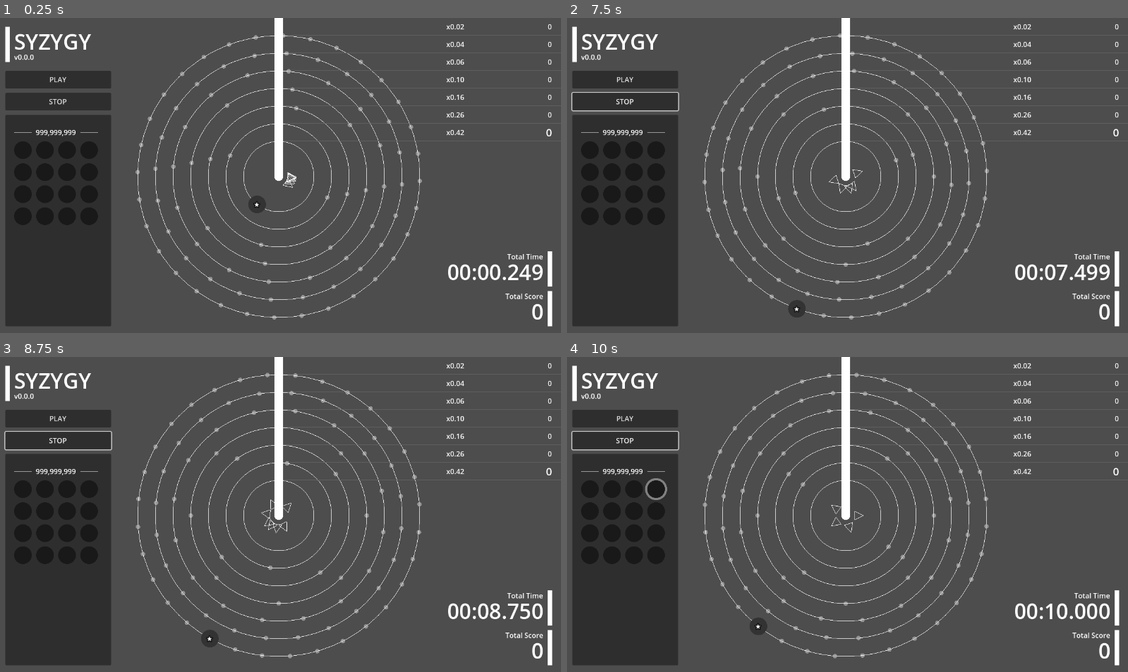
Above: before the commit, frames 1-4 (two rows, left to right).
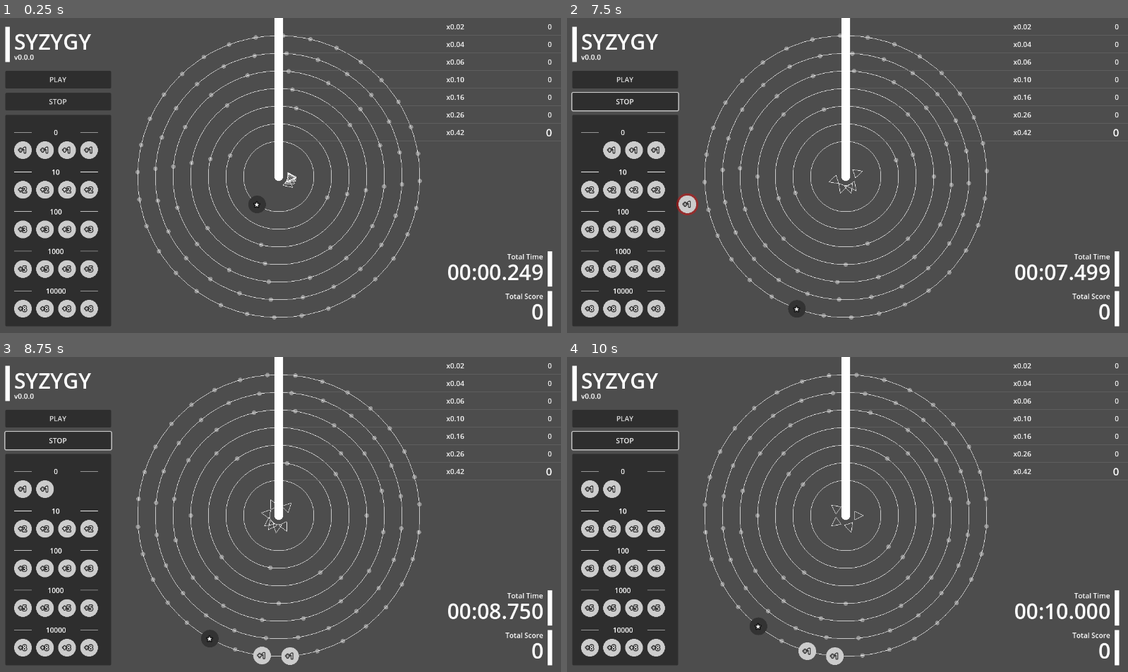
Above: after the commit, the same moments.

Repository: kamikoloss/syzygy
Game: Godot game, scene res://scenes/main.tscn
The game is run twice, just before and just after one commit, with the same random seed, the same clock (stepped at 60 frames per second) and the same inputs.
Inputs (mouse positions are in pixels of both pictures, inside the frame that each line leads up to):
- Up to frame 1 (0.25 s): no input
- Up to frame 2 (7.5 s): click "PLAY" at 0.5 s; click "PLAY" at 1.25 s; click "STOP" at 2 s; click "STOP" at 2.75 s; click "PLAY" at 3.5 s; click "STOP" at 4.25 s; drag from (825, 203) to (942, 279) at 5.02 s; drag from (931, 288) to (825, 317) at 5.77 s; move the mouse to (813, 314) at 6.52 s; click (813, 314) at 6.67 s; drag from (589, 150) to (881, 310) at 7.27 s
- Up to frame 3 (8.75 s): drag from (44, 489) to (274, 656) at 8.02 s
- Up to frame 4 (10 s): drag from (634, 489) to (830, 656) at 8.77 s; move the mouse to (656, 489) at 9.52 s; click (656, 489) at 9.67 s

The runs differ from the first frame. In frame 1, 3.0% of the frame differs, in the area x 2-18%, y 35-96%; in frame 2, 3.0%, in the area x 2-24%, y 35-96%; in frame 3, 3.0%; in frame 4, 3.0%.
Error before the commit: Cannot call method 'add_child' on a null value. (res://scenes/main.gd:127)

Commit message:
add scripts to ChipStorage, create ChipStorage from Main

Diff:
--- /dev/null
+++ b/scenes/chip_storage.gd
@@ -0,0 +1,14 @@
+class_name ChipStorage
+extends Control
+
+@export var _label_price: Label
+@export var _chips_parent: GridContainer
+
+var price := 0:
+    set(v):
+        price = v
+        _label_price.text = str(price)
+
+
+func add_chip(chip: Chip) -> void:
+    _chips_parent.add_child(chip)
--- a/scenes/chip_storage.tscn
+++ b/scenes/chip_storage.tscn
@@ -1,15 +1,18 @@
 [gd_scene load_steps=2 format=3 uid="uid://b72d7egmeg7ro"]
 
-[ext_resource type="PackedScene" uid="uid://b185sasx51q0n" path="res://scenes/chip.tscn" id="1_036yl"]
+[ext_resource type="Script" uid="uid://cxxfokgk33yr5" path="res://scenes/chip_storage.gd" id="1_u5ctp"]
 
-[node name="VBoxContainer" type="VBoxContainer"]
+[node name="ChipStorage" type="VBoxContainer" node_paths=PackedStringArray("_label_price", "_chips_parent")]
 theme_override_constants/separation = 0
+script = ExtResource("1_u5ctp")
+_label_price = NodePath("Control/LabelPrice")
+_chips_parent = NodePath("ChipsParent")
 
 [node name="Control" type="Control" parent="."]
 custom_minimum_size = Vector2(0, 40)
 layout_mode = 2
 
-[node name="Label" type="Label" parent="Control"]
+[node name="LabelPrice" type="Label" parent="Control"]
 layout_mode = 0
 offset_right = 190.0
 offset_bottom = 40.0
@@ -29,56 +32,8 @@
 points = PackedVector2Array(0, 0, 40, 0)
 width = 2.0
 
-[node name="GridContainer" type="GridContainer" parent="."]
+[node name="ChipsParent" type="GridContainer" parent="."]
 layout_mode = 2
 theme_override_constants/h_separation = 10
 theme_override_constants/v_separation = 10
 columns = 4
-
-[node name="Chip" parent="GridContainer" instance=ExtResource("1_036yl")]
-layout_mode = 2
-
-[node name="Chip2" parent="GridContainer" instance=ExtResource("1_036yl")]
-layout_mode = 2
-
-[node name="Chip3" parent="GridContainer" instance=ExtResource("1_036yl")]
-layout_mode = 2
-
-[node name="Chip4" parent="GridContainer" instance=ExtResource("1_036yl")]
-layout_mode = 2
-
-[node name="Chip5" parent="GridContainer" instance=ExtResource("1_036yl")]
-layout_mode = 2
-
-[node name="Chip6" parent="GridContainer" instance=ExtResource("1_036yl")]
-layout_mode = 2
-
-[node name="Chip7" parent="GridContainer" instance=ExtResource("1_036yl")]
-layout_mode = 2
-
-[node name="Chip8" parent="GridContainer" instance=ExtResource("1_036yl")]
-layout_mode = 2
-
-[node name="Chip9" parent="GridContainer" instance=ExtResource("1_036yl")]
-layout_mode = 2
-
-[node name="Chip10" parent="GridContainer" instance=ExtResource("1_036yl")]
-layout_mode = 2
-
-[node name="Chip11" parent="GridContainer" instance=ExtResource("1_036yl")]
-layout_mode = 2
-
-[node name="Chip12" parent="GridContainer" instance=ExtResource("1_036yl")]
-layout_mode = 2
-
-[node name="Chip13" parent="GridContainer" instance=ExtResource("1_036yl")]
-layout_mode = 2
-
-[node name="Chip14" parent="GridContainer" instance=ExtResource("1_036yl")]
-layout_mode = 2
-
-[node name="Chip15" parent="GridContainer" instance=ExtResource("1_036yl")]
-layout_mode = 2
-
-[node name="Chip16" parent="GridContainer" instance=ExtResource("1_036yl")]
-layout_mode = 2
--- a/scenes/main.gd
+++ b/scenes/main.gd
@@ -4,9 +4,11 @@
 const SCORE_CHANGE_DURATION = 0.2
 
 @export var objects: Control
-@export var chip_storage: GridContainer
 
-@export var chip_scene: PackedScene
+@export var _chip_storages_parent: Control
+
+@export var _chip_scene: PackedScene
+@export var _chip_storage_scene: PackedScene
 
 @export var _button_play: Button
 @export var _button_stop: Button
@@ -55,8 +57,8 @@
     stack_scores_sum = 0
     _reset_stack_scores()
 
-    # Storage
-    _init_storage_chips()
+    # init
+    _init_chip_storages()
 
 
 func _process(delta: float) -> void:
@@ -83,7 +85,9 @@
 
 func _on_chip_fallen(chip: Chip) -> void:
     # ストレージの Chip を元に戻す
-    chip_storage.add_child(chip.duplicate())
+    for chip_storage: ChipStorage in _chip_storages_parent.get_children():
+        if chip.price == chip_storage.price:
+            chip_storage.add_chip(chip.duplicate())
 
 
 func _on_button_play_pressed() -> void:
@@ -118,16 +122,14 @@
     stack_scores_sum = 0
 
 
-func _init_storage_chips() -> void:
-    for chip_data in ChipStorageData.DEFAULT_UNLOCKED_CHIPS:
-        for _i in chip_data[1]:
-            var chip: Chip = chip_scene.instantiate()
-            chip.type = chip_data[0]
-            chip.is_locked = false
-            chip_storage.add_child(chip)
-    for chip_data in ChipStorageData.DEFAULT_LOCKED_CHIPS:
-        for _i in chip_data[1]:
-            var chip: Chip = chip_scene.instantiate()
-            chip.type = chip_data[0]
-            chip.is_locked = true
-            chip_storage.add_child(chip)
+func _init_chip_storages() -> void:
+    for price in ChipData.STORAGE_DATA:
+        for type_and_amount in ChipData.STORAGE_DATA[price]:
+            var chip_storage: ChipStorage = _chip_storage_scene.instantiate()
+            chip_storage.price = price
+            _chip_storages_parent.add_child(chip_storage)
+            for i in type_and_amount[1]:
+                var chip: Chip = _chip_scene.instantiate()
+                chip.type = type_and_amount[0]
+                chip.price = price
+                chip_storage.add_chip(chip)
--- a/scenes/main.tscn
+++ b/scenes/main.tscn
@@ -6,13 +6,14 @@
 [ext_resource type="PackedScene" uid="uid://b185sasx51q0n" path="res://scenes/chip.tscn" id="4_jyhfs"]
 [ext_resource type="PackedScene" uid="uid://b72d7egmeg7ro" path="res://scenes/chip_storage.tscn" id="5_tbgi4"]
 
-[node name="Main" type="Control" node_paths=PackedStringArray("objects", "chip_storage", "_button_play", "_button_stop", "_label_version", "_label_total_score", "_label_total_time", "_label_line_speed_parent", "_label_line_score_parent")]
+[node name="Main" type="Control" node_paths=PackedStringArray("objects", "_chip_storages_parent", "_button_play", "_button_stop", "_label_version", "_label_total_score", "_label_total_time", "_label_line_speed_parent", "_label_line_score_parent")]
 layout_mode = 3
 anchors_preset = 0
 script = ExtResource("1_ig7tw")
 objects = NodePath("Objects")
-chip_storage = NodePath("")
-chip_scene = ExtResource("4_jyhfs")
+_chip_storages_parent = NodePath("UI/MarginContainerLeft/VBoxContainer/Panel/ScrollContainer/MarginContainer/ChipStorages")
+_chip_scene = ExtResource("4_jyhfs")
+_chip_storage_scene = ExtResource("5_tbgi4")
 _button_play = NodePath("UI/MarginContainerLeft/VBoxContainer/ButtonPlay")
 _button_stop = NodePath("UI/MarginContainerLeft/VBoxContainer/ButtonStop")
 _label_version = NodePath("UI/Title/LabelVersion")
@@ -156,12 +157,9 @@
 theme_override_constants/margin_right = 20
 theme_override_constants/margin_bottom = 20
 
-[node name="VBoxContainer" type="VBoxContainer" parent="UI/MarginContainerLeft/VBoxContainer/Panel/ScrollContainer/MarginContainer"]
+[node name="ChipStorages" type="VBoxContainer" parent="UI/MarginContainerLeft/VBoxContainer/Panel/ScrollContainer/MarginContainer"]
 layout_mode = 2
 theme_override_constants/separation = 10
-
-[node name="ChipStorage" parent="UI/MarginContainerLeft/VBoxContainer/Panel/ScrollContainer/MarginContainer/VBoxContainer" instance=ExtResource("5_tbgi4")]
-layout_mode = 2
 
 [node name="MarginContainerRight" type="MarginContainer" parent="UI"]
 layout_mode = 0
--- a/scripts/chip_data.gd
+++ b/scripts/chip_data.gd
@@ -22,3 +22,26 @@
     Type.PLUS_8:    ["+34", Color(0.8, 0.8, 0.8), 10, 34],
     Type.PLUS_9:    ["+55", Color(0.8, 0.8, 0.8), 10, 55],
 }
+
+## { <Price>: [ [ ChipData.Type, <Amount> ], ... ], ... }
+const STORAGE_DATA := {
+    0: [
+        [ChipData.Type.PLUS_1, 4],
+    ],
+    10: [
+        [ChipData.Type.PLUS_2, 4],
+    ],
+    100: [
+        [ChipData.Type.PLUS_3, 4],
+    ],
+    1000: [
+        [ChipData.Type.PLUS_4, 4],
+    ],
+    10000: [
+        [ChipData.Type.PLUS_5, 4],
+    ],
+    #[ChipData.Type.PLUS_6, 4],
+    #[ChipData.Type.PLUS_7, 4],
+    #[ChipData.Type.PLUS_8, 4],
+    #[ChipData.Type.PLUS_9, 4],
+}
--- a/scripts/chip_storage_data.gd
+++ /dev/null
@@ -1,18 +0,0 @@
-class_name ChipStorageData
-extends Node
-
-
-const DEFAULT_UNLOCKED_CHIPS := [
-    [ChipData.Type.PLUS_1, 4],
-]
-
-const DEFAULT_LOCKED_CHIPS := [
-    [ChipData.Type.PLUS_2, 4],
-    [ChipData.Type.PLUS_3, 4],
-    [ChipData.Type.PLUS_4, 4],
-    [ChipData.Type.PLUS_5, 4],
-    #[ChipData.Type.PLUS_6, 4],
-    #[ChipData.Type.PLUS_7, 4],
-    #[ChipData.Type.PLUS_8, 4],
-    #[ChipData.Type.PLUS_9, 4],
-]
Not shown, added: scenes/chip_storage.gd.uid
Not shown, removed: scripts/chip_storage_data.gd.uid
